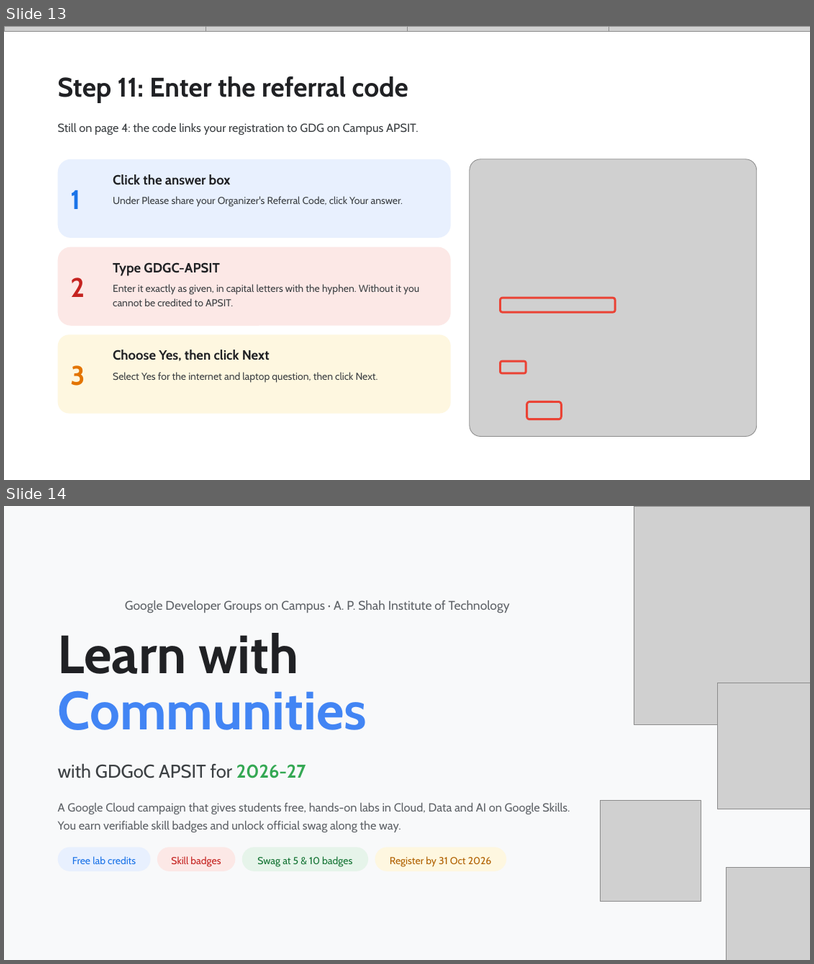
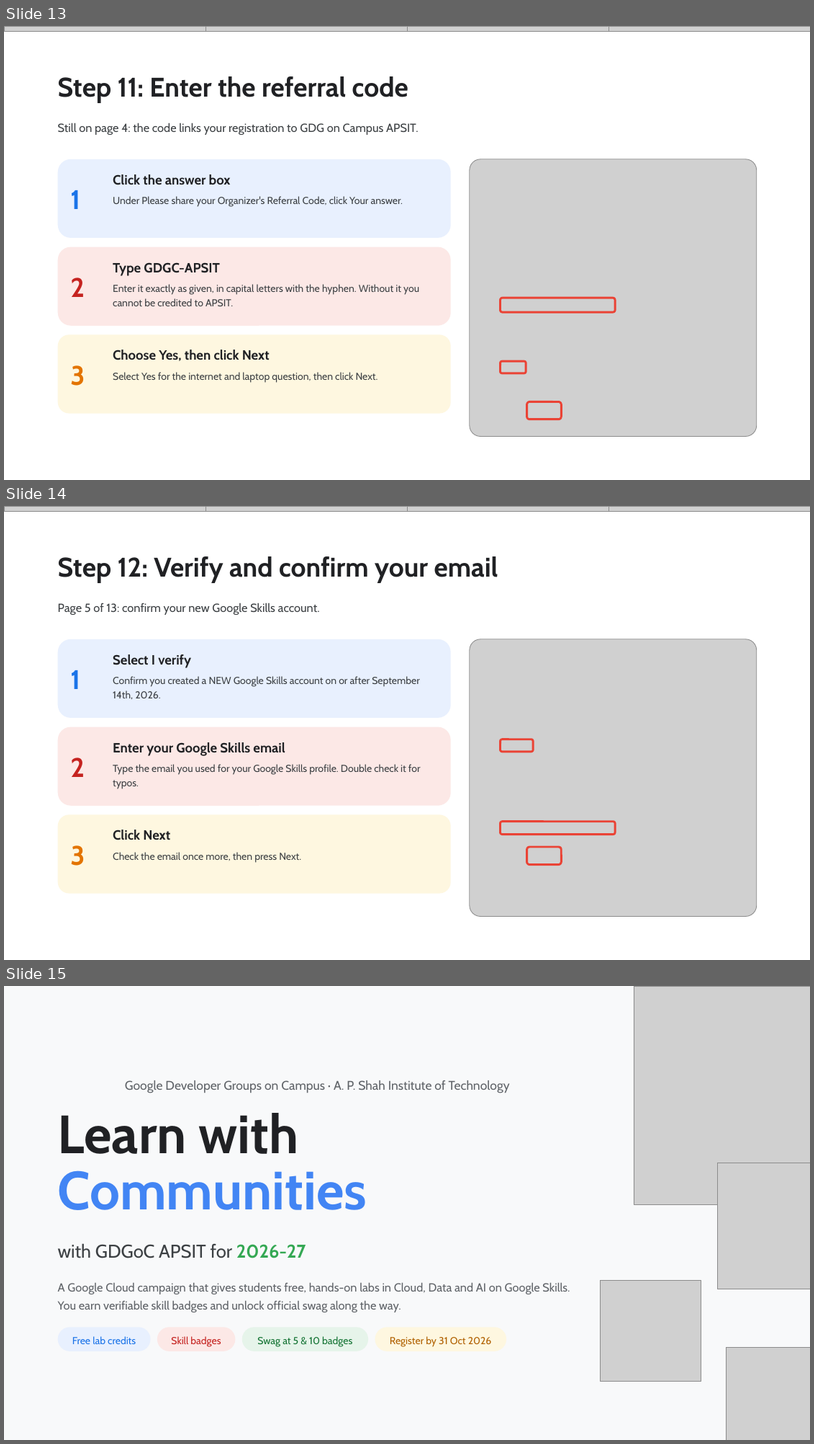
Before and after one commit to Viverun/Realism_Grade, a slide deck: Skill_Boost_Registration_Guide.pptx. Shown one above the other, each under a label of ours: slides 13 and 14 before the commit, slides 13, 14 and 15 after it. The pictures are 814x964 and 814x1444 pixels, drawn with LibreOffice and Linux fonts; fonts in the diff are those of the drawing; grey boxes stand for pictures; background and template pictures are left out. Boxes give left, top, right and bottom in pixels: in the first picture for what was removed or moved away, otherwise in the second. Text is boxed around its words. In the diff, an @@ line names an element or a change of style, - is before the commit and + after.

```diff
--- a/Skill_Boost_Registration_Guide.pptx
+++ b/Skill_Boost_Registration_Guide.pptx
@@ slide 14 added at (4, 506, 810, 960), background #FFFFFF @@
@@ picture added at (4, 506, 206, 511) @@
@@ picture added at (206, 506, 407, 511) @@
@@ picture added at (407, 506, 609, 511) @@
@@ picture added at (609, 506, 810, 511) @@
@@ title added at (58, 556, 499, 583), 32 pt, text #202124, bold @@
+Step 12: Verify and confirm your email
@@ text added at (58, 602, 320, 615), 14 pt, text #3C4043 @@
+Page 5 of 13: confirm your new Google Skills account.
@@ rounded rectangle added at (58, 639, 451, 718), fill #E8F0FE @@
@@ text added at (113, 654, 191, 668), 16 pt, text #202124, bold @@
+Select I verify
@@ picture added at (470, 639, 757, 916) @@
@@ text added at (70, 670, 80, 689), 32 pt, text #1A73E8, bold @@
+1
@@ text added at (113, 676, 420, 699), 12 pt, text #3C4043 @@
+Confirm you created a NEW Google Skills account on or after September 14th, 2026.
@@ rounded rectangle added at (58, 727, 451, 806), fill #FCE8E6 @@
@@ text added at (113, 742, 285, 756), 16 pt, text #202124, bold @@
+Enter your Google Skills email
@@ rounded rectangle added at (501, 739, 533, 751), outline #EA4335 2.5 pt @@
@@ text added at (70, 757, 85, 777), 32 pt, text #C5221F, bold @@
+2
@@ text added at (113, 764, 421, 789), 12 pt, text #3C4043 @@
+Type the email you used for your Google Skills profile. Double check it for typos.
@@ rounded rectangle added at (58, 815, 451, 893), fill #FEF7E0 @@
@@ text added at (113, 829, 170, 840), 16 pt, text #202124, bold @@
+Click Next
@@ rounded rectangle added at (501, 821, 615, 834), outline #EA4335 2.5 pt @@
@@ text added at (70, 845, 85, 865), 32 pt, text #E37400, bold @@
+3
@@ rounded rectangle added at (527, 847, 562, 864), outline #EA4335 2.5 pt @@
@@ text added at (113, 852, 301, 862), 12 pt, text #3C4043 @@
+Check the email once more, then press Next.
@@ what was slide 14 is now slide 15 @@
```
